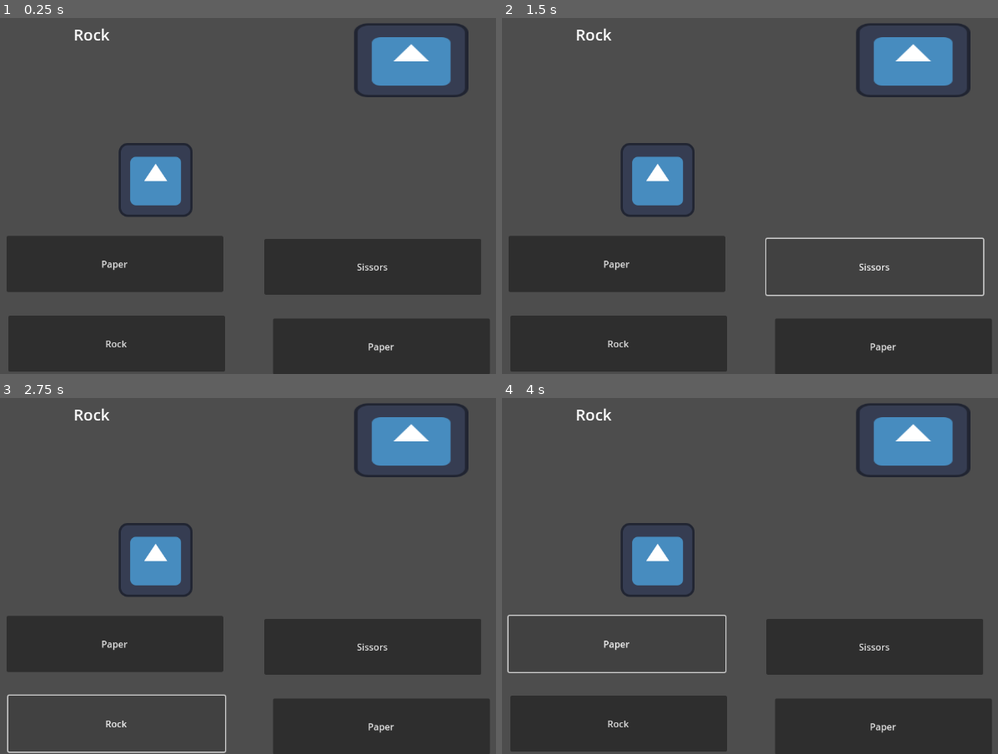
Above: before the commit, frames 1-4 (two rows, left to right).
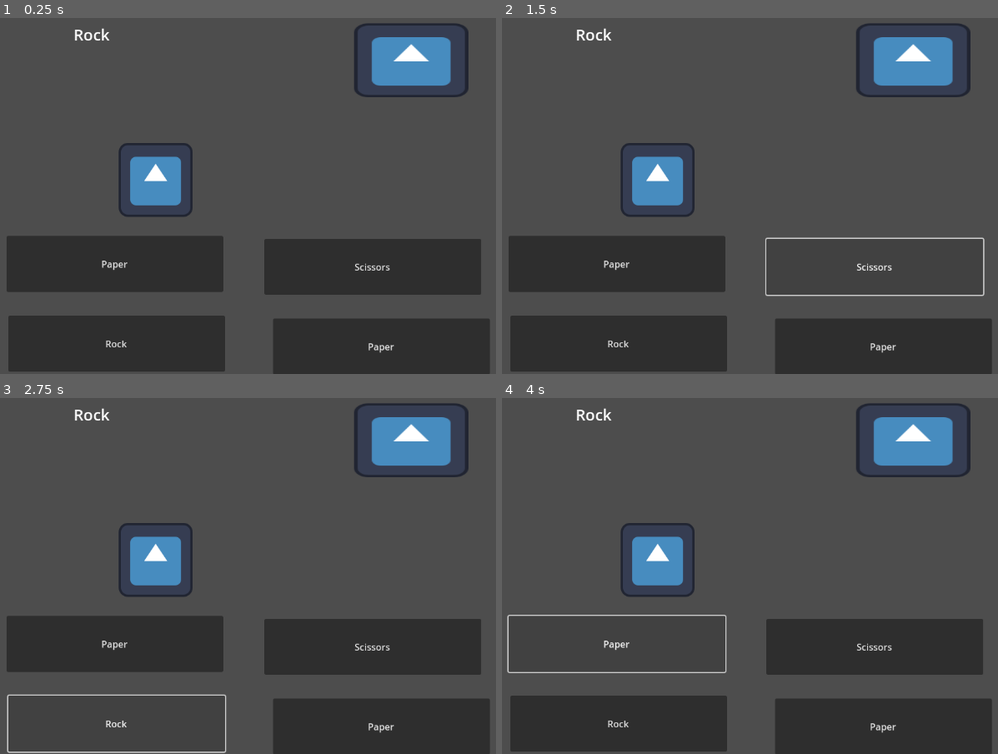
Above: after the commit, the same moments.

Repository: S1lv3rn/GGJ2024
Game: Godot game, scene res://joke_game.tscn
The game is run twice, just before and just after one commit, with the same random seed, the same clock (stepped at 60 frames per second) and the same inputs. The engine's default icon, where the game draws it, is replaced by a stand-in: a white triangle on a blue panel in a dark square.
Inputs:
- Up to frame 1 (0.25 s): no input
- Up to frame 2 (1.5 s): click "Paper" at 0.5 s; click "Sissors" (after the commit: "Scissors") at 1.25 s
- Up to frame 3 (2.75 s): click "Rock" at 2 s
- Up to frame 4 (4 s): click "Paper" at 2.75 s; click "Paper" at 3.5 s

The runs differ from the first frame. In frame 1, less than 0.1% of the frame differs, in the area x 71-79%, y 68-71%; in frame 2, less than 0.1%; in frame 3, less than 0.1%; in frame 4, less than 0.1%.

Commit message:
scissors

Diff:
--- a/joke_mini_game.gd
+++ b/joke_mini_game.gd
@@ -20,7 +20,7 @@
 	elif questionNum == 2:
 		kingQ = "Paper"
 	else:
-		kingQ = "Sissors"
+		kingQ = "Scissors"
 
 	%KingsTalk.text = kingQ
 
@@ -29,15 +29,15 @@
 	%Button3.visible = true
 	%Button4.visible = true
 	%Button1.visible = true
-	%Button2.text = "Sissors"
+	%Button2.text = "Scissors"
 	%Button3.text = "Rock"
 	%Button4.text = "Paper"
 	%Button1.text = "Paper"
 
 # on button
 func check_answer(answer):
-	var isRight = (kingQ == "Paper" and answer == "Sissors"
-		or kingQ == "Sissors" and answer == "Rock"
+	var isRight = (kingQ == "Paper" and answer == "Scissors"
+		or kingQ == "Scissors" and answer == "Rock"
 		or kingQ == "Rock" and answer == "Paper")
 	var reply
 
